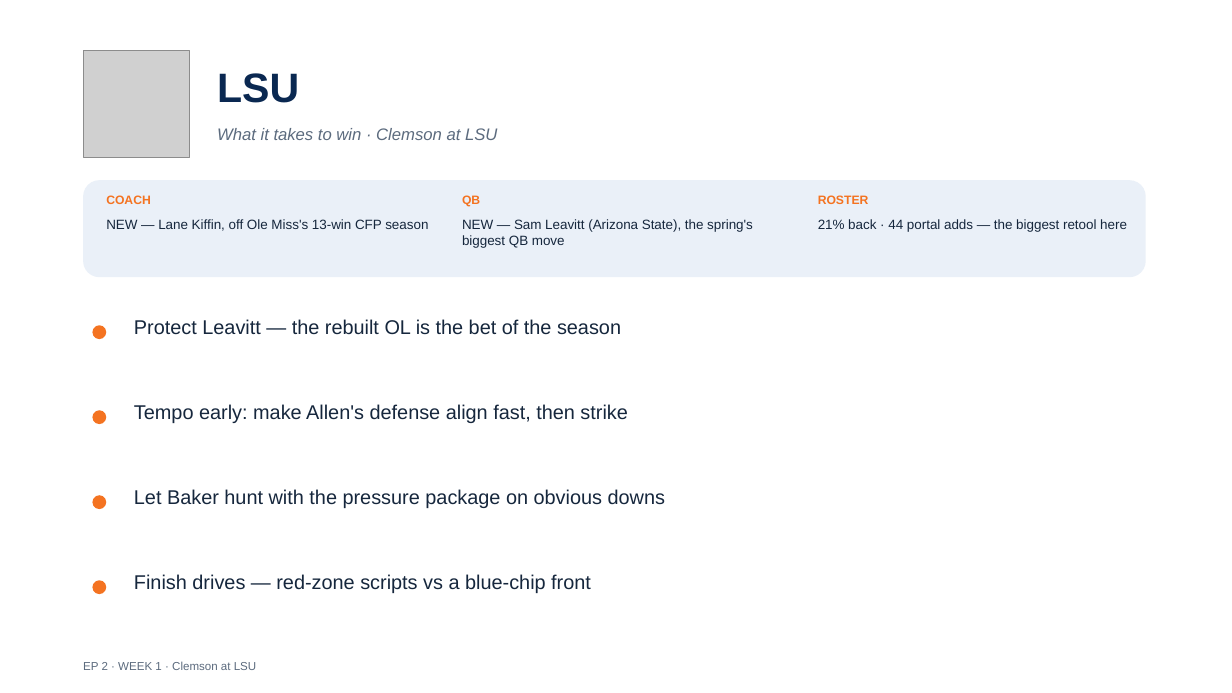
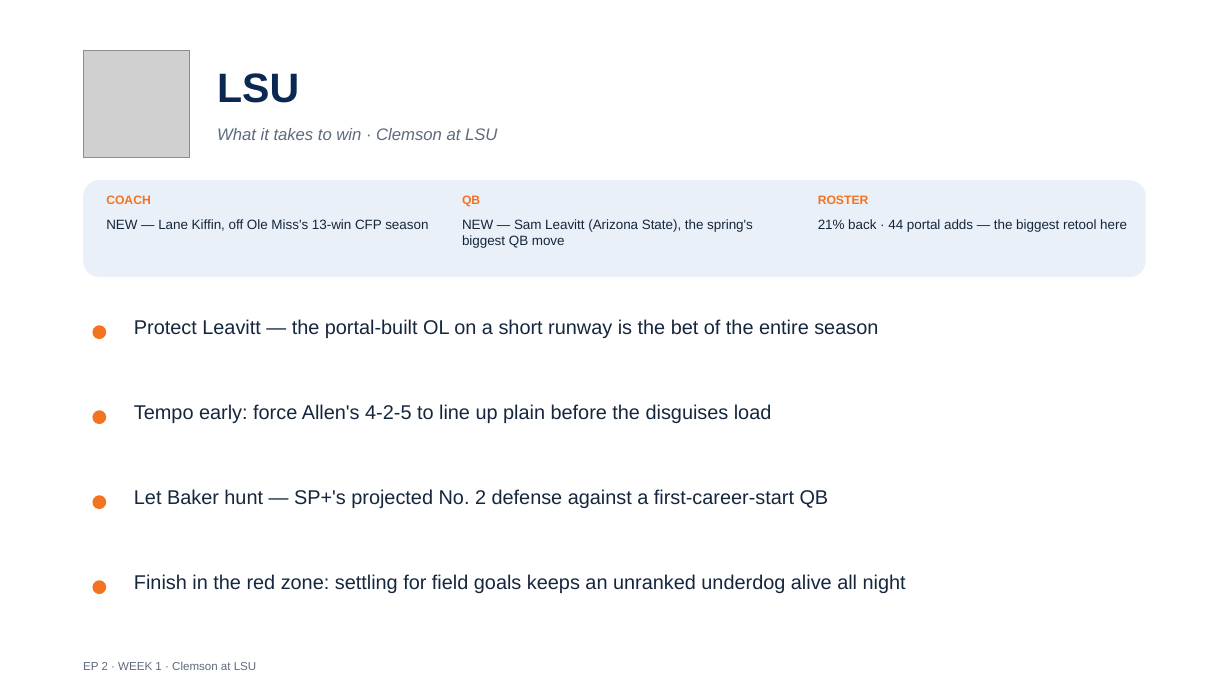
Before and after one commit to lucasalvarezflorida-lab/ncaa-fbs-analytics, a slide deck: slide 8 of decks/2026_Week1_Episode2.pptx. Drawn at 1232x693 pixels with LibreOffice and Linux fonts; fonts in the diff are those of the drawing; grey boxes stand for pictures. Boxes give left, top, right and bottom in pixels: in the first picture for what was removed or moved away, otherwise in the second. Text is boxed around its words. In the diff, an @@ line names an element or a change of style, - is before the commit and + after.

```diff
--- a/decks/2026_Week1_Episode2.pptx
+++ b/decks/2026_Week1_Episode2.pptx
@@ text at (134, 319, 878, 338): text changed @@
-Protect Leavitt — the rebuilt OL is the bet of the season
+Protect Leavitt — the portal-built OL on a short runway is the bet of the entire season
@@ text at (134, 404, 772, 423): text changed @@
-Tempo early: make Allen's defense align fast, then strike
+Tempo early: force Allen's 4-2-5 to line up plain before the disguises load
@@ text at (134, 489, 829, 508): text changed @@
-Let Baker hunt with the pressure package on obvious downs
+Let Baker hunt — SP+'s projected No. 2 defense against a first-career-start QB
@@ text at (134, 574, 906, 593): text changed @@
-Finish drives — red-zone scripts vs a blue-chip front
+Finish in the red zone: settling for field goals keeps an unranked underdog alive all night
```
Also in this commit, not shown: 2 other slides changed, 1 other file.
